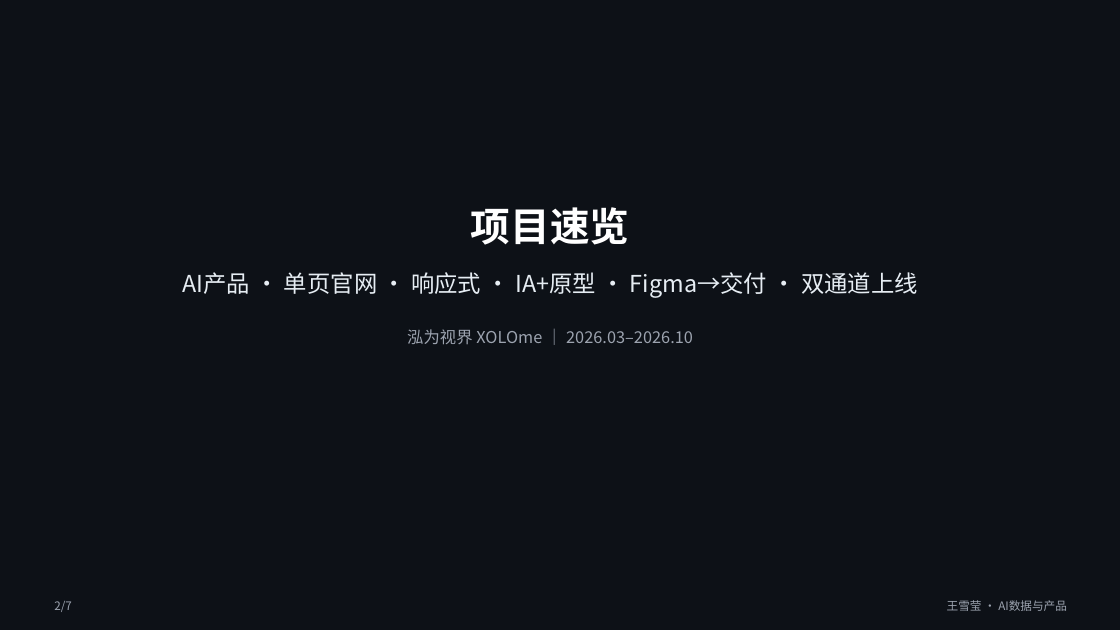
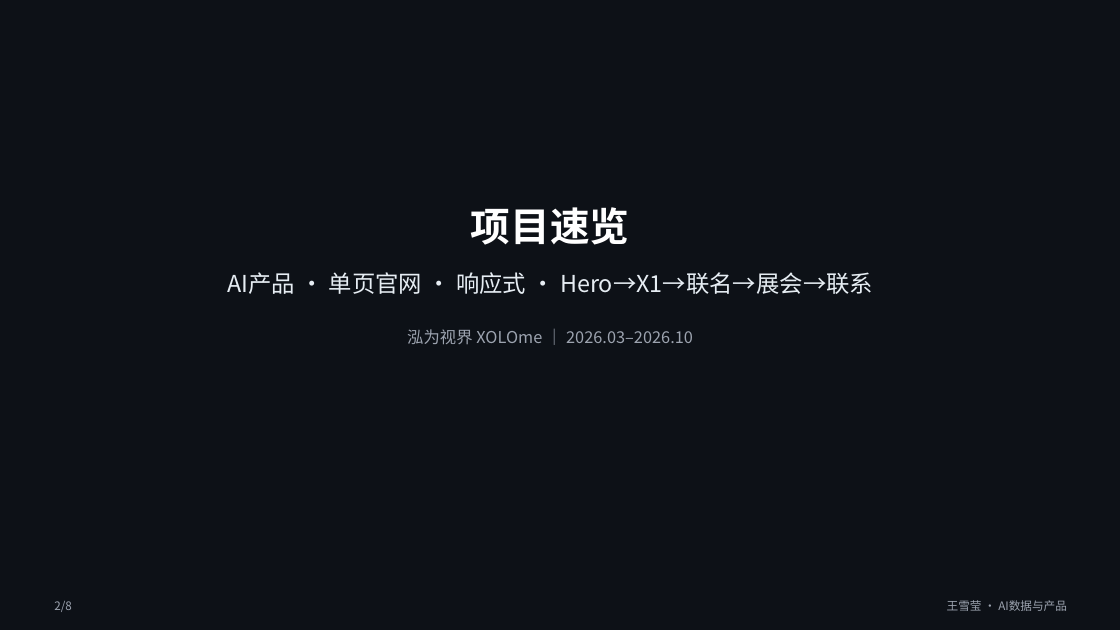
Before and after one commit to HSDCT1230/hsdct, a slide deck: slide 2 of portfolio/xolome-portfolio.pptx. Drawn at 1120x630 pixels with LibreOffice and Linux fonts; fonts in the diff are those of the drawing. Boxes give left, top, right and bottom in pixels: in the first picture for what was removed or moved away, otherwise in the second. Text is boxed around its words. In the diff, an @@ line names an element or a change of style, - is before the commit and + after.

```diff
--- a/portfolio/xolome-portfolio.pptx
+++ b/portfolio/xolome-portfolio.pptx
@@ text at [227, 272, 873, 294]: text changed @@
-AI产品 · 单页官网 · 响应式 · IA+原型 · Figma→交付 · 双通道上线
+AI产品 · 单页官网 · 响应式 · Hero→X1→联名→展会→联系
@@ text at [54, 601, 71, 612]: text changed @@
-2/7
+2/8
```
Also in this commit, not shown: 4 other slides changed, 3 slides added, 2 slides removed, 1 other file.
